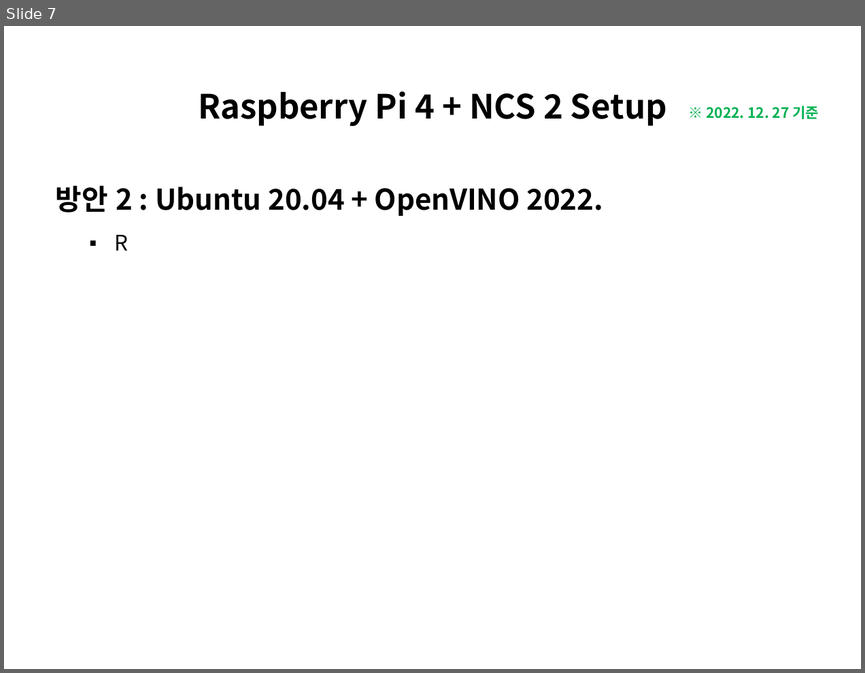
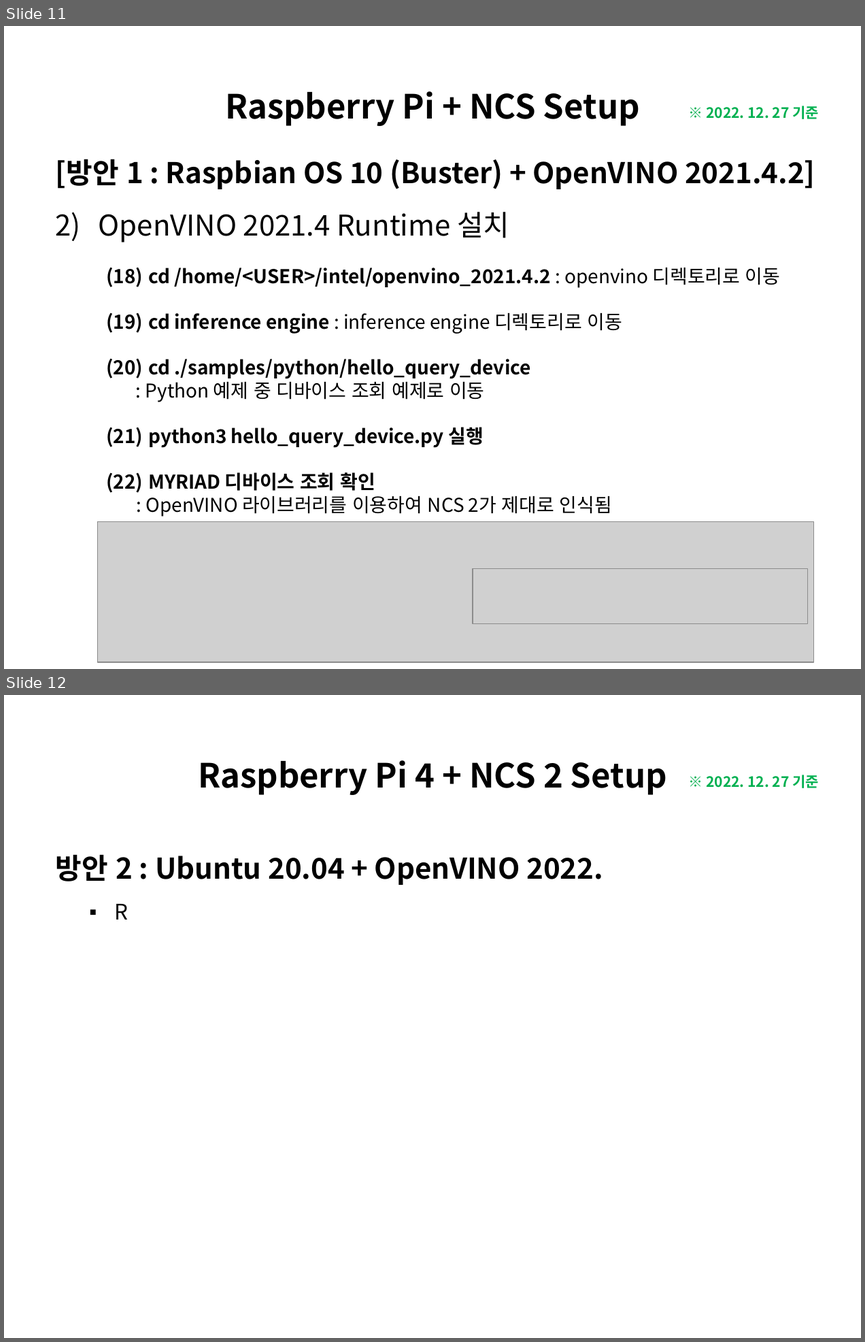
Before and after one commit to luwis93choi/Lecture-Materials-, a slide deck: Raspberry Pi + NCS Setup.pptx. Shown one above the other, each under a label of ours: slide 7 before the commit, slides 11 and 12 after it. The pictures are 865x673 and 865x1342 pixels, drawn with LibreOffice and Linux fonts; fonts in the diff are those of the drawing; grey boxes stand for pictures. Boxes give left, top, right and bottom in pixels: in the first picture for what was removed or moved away, otherwise in the second. Text is boxed around its words. In the diff, an @@ line names an element or a change of style, - is before the commit and + after.

Commit message:
Updates on Raspberry Pi + NCS Setup

```diff
--- a/Raspberry Pi + NCS Setup.pptx
+++ b/Raspberry Pi + NCS Setup.pptx
@@ slide 11 added at box(4, 26, 861, 669), background #FFFFFF @@
@@ title added at box(225, 91, 640, 126), 28 pt, text #000000, bold @@
+Raspberry Pi + NCS Setup
@@ text added at box(706, 106, 819, 119), 12 pt, text #00B050, bold @@
+※ 2022. 12. 27 기준
@@ text added at box(56, 159, 815, 242), 24 pt, text #000000, bold @@
+[방안 1 : Raspbian OS 10 (Buster) + OpenVINO 2021.4.2]
+2) OpenVINO 2021.4 Runtime 설치
@@ text added at box(145, 267, 780, 516), 16 pt, text #000000, bold @@
+(18) cd /home/<USER>/intel/openvino_2021.4.2 : openvino 디렉토리로 이동
+(19) cd inference engine : inference engine 디렉토리로 이동
+(20) cd ./samples/python/hello_query_device
+: Python 예제 중 디바이스 조회 예제로 이동
+(21) python3 hello_query_device.py 실행
+(22) MYRIAD 디바이스 조회 확인
+: OpenVINO 라이브러리를 이용하여 NCS 2가 제대로 인식됨
@@ picture added at box(97, 521, 813, 662) @@
@@ picture added at box(473, 569, 808, 624) @@
@@ what was slide 7 is now slide 12 @@
```
Also in this commit, not shown: 6 slides changed, 4 other slides added.
